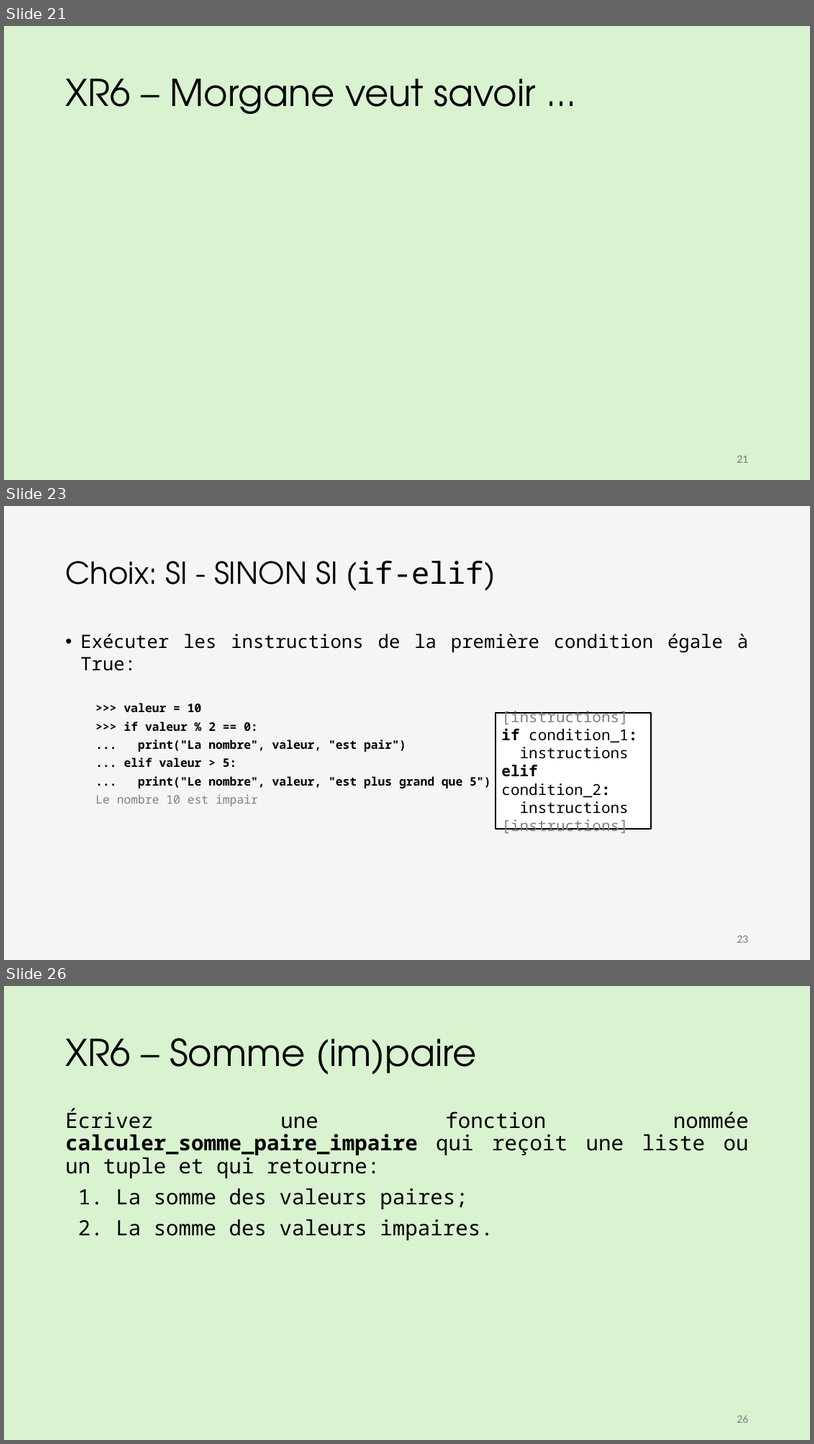
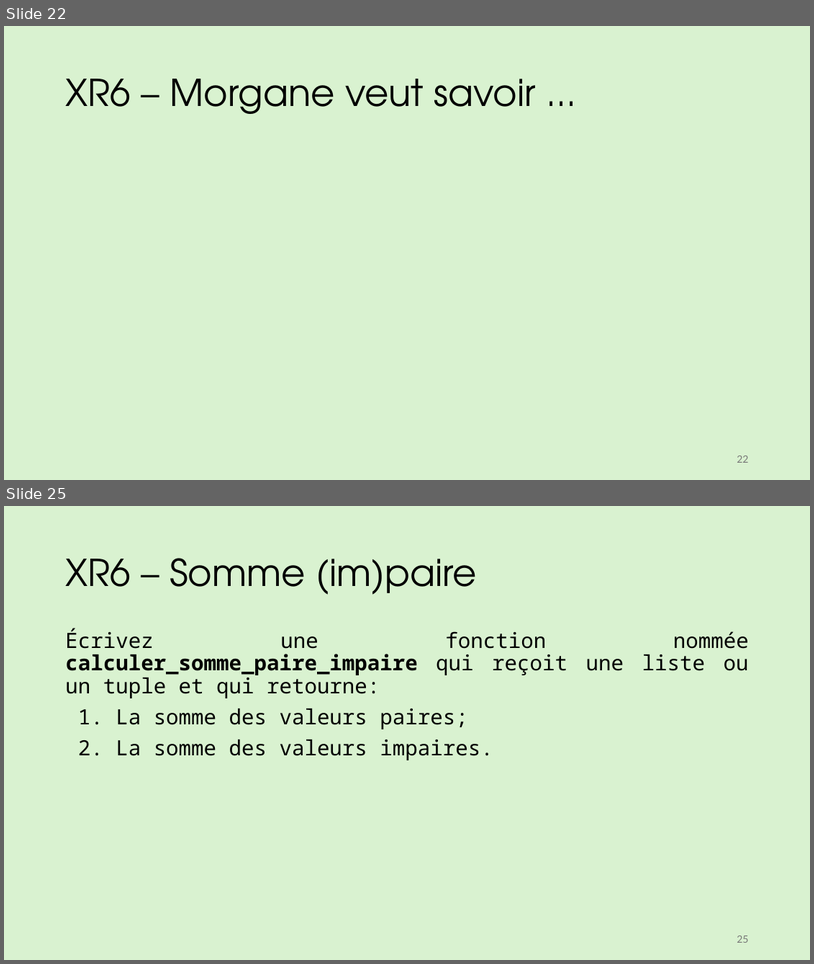
Before and after one commit to iannickgagnon/sagedays_iannick_2026, a slide deck: python_1/presentation_python_1.pptx. Shown one above the other, each under a label of ours: slides 21, 23 and 26 before the commit, slides 22 and 25 after it; the slides between them are not shown. The pictures are 814x1444 and 814x964 pixels, drawn with LibreOffice and Linux fonts; fonts in the diff are those of the drawing; grey boxes stand for pictures. Boxes give left, top, right and bottom in pixels: in the first picture for what was removed or moved away, otherwise in the second. Text is boxed around its words. In the diff, an @@ line names an element or a change of style, - is before the commit and + after.

```diff
--- a/python_1/presentation_python_1.pptx
+++ b/python_1/presentation_python_1.pptx
@@ slide 23 removed at <box>4,506,810,960</box>, background #F5F5F5 @@
@@ title removed at <box>65,561,495,591</box> @@
-Choix: SI - SINON SI (if-elif)
@@ text removed at <box>80,633,748,806</box> @@
-• Exécuter les instructions de la première condition égale à True:
-  >>> valeur = 10
-  >>> if valeur % 2 == 0:
-  ... print("La nombre", valeur, "est pair")
-  ... elif valeur > 5:
-  ... print("Le nombre", valeur, "est plus grand que 5")
-  Le nombre 10 est impair
@@ rectangle removed at <box>496,713,651,829</box> @@
-[instructions]
-if condition_1:
-instructions
-elif condition_2:
-instructions
-[instructions]
@@ page number removed at <box>737,935,748,942</box> @@
-23
@@ what was slide 21 is now slide 22 @@
@@ page number at <box>737,455,748,462</box>: text changed @@
-21
+22
@@ what was slide 26 is now slide 25 @@
@@ page number at <box>737,935,748,942</box>: text changed @@
-26
+25
```
Also in this commit, not shown: 15 slides changed, 2 slides added, 3 other slides removed.
